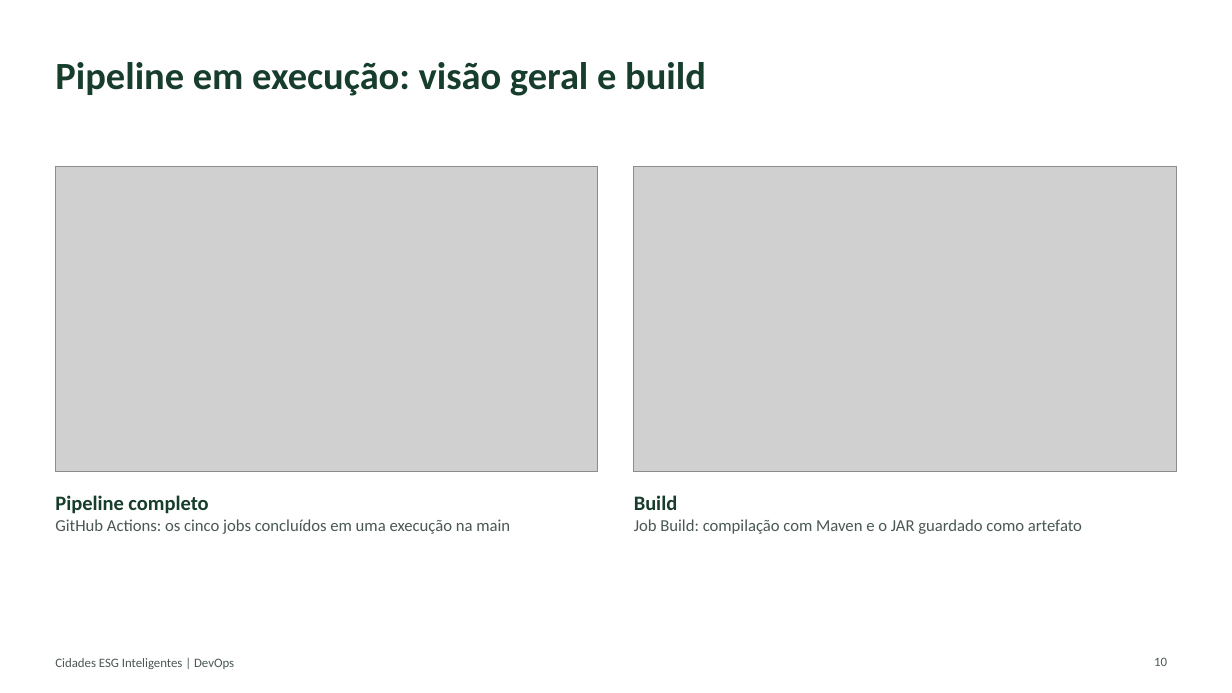
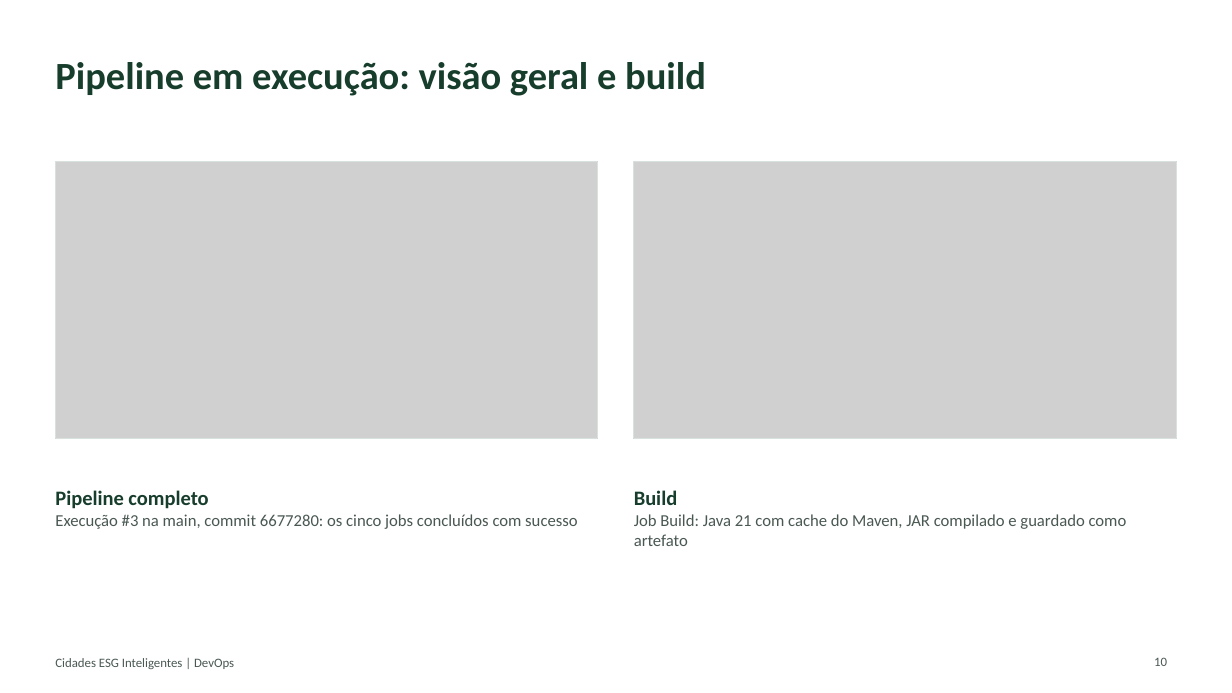
Before and after one commit to Julhaalmeida/cidades-esg-inteligentes, a slide deck: slide 10 of docs/Documentacao-Tecnica-Cidades-ESG.pptx. Drawn at 1232x693 pixels with LibreOffice and Linux fonts; fonts in the diff are those of the drawing; grey boxes stand for pictures. Boxes give left, top, right and bottom in pixels: in the first picture for what was removed or moved away, otherwise in the second. Text is boxed around its words. In the diff, an @@ line names an element or a change of style, - is before the commit and + after.

```diff
--- a/docs/Documentacao-Tecnica-Cidades-ESG.pptx
+++ b/docs/Documentacao-Tecnica-Cidades-ESG.pptx
@@ picture: place and size @@
-picture at box(55, 166, 598, 471)
+picture at box(55, 162, 598, 439)
@@ rectangle: place and size @@
-rectangle at box(55, 166, 598, 471)
+rectangle at box(55, 162, 598, 439)
@@ rectangle at box(55, 162, 598, 439): fill #F3F6F4 to none @@
@@ picture: place and size @@
-picture at box(634, 166, 1177, 471)
+picture at box(634, 162, 1177, 439)
@@ rectangle at box(634, 162, 1177, 439): fill #F3F6F4 to none @@
@@ rectangle: place and size @@
-rectangle at box(634, 166, 1177, 471)
+rectangle at box(634, 162, 1177, 439)
@@ text at box(55, 514, 577, 529): text changed @@
-GitHub Actions: os cinco jobs concluídos em uma execução na main
+Execução #3 na main, commit 6677280: os cinco jobs concluídos com sucesso
@@ text at box(634, 514, 1127, 546): text changed @@
-Job Build: compilação com Maven e o JAR guardado como artefato
+Job Build: Java 21 com cache do Maven, JAR compilado e guardado como artefato
```
Also in this commit, not shown: 8 other slides changed, 16 other files.
